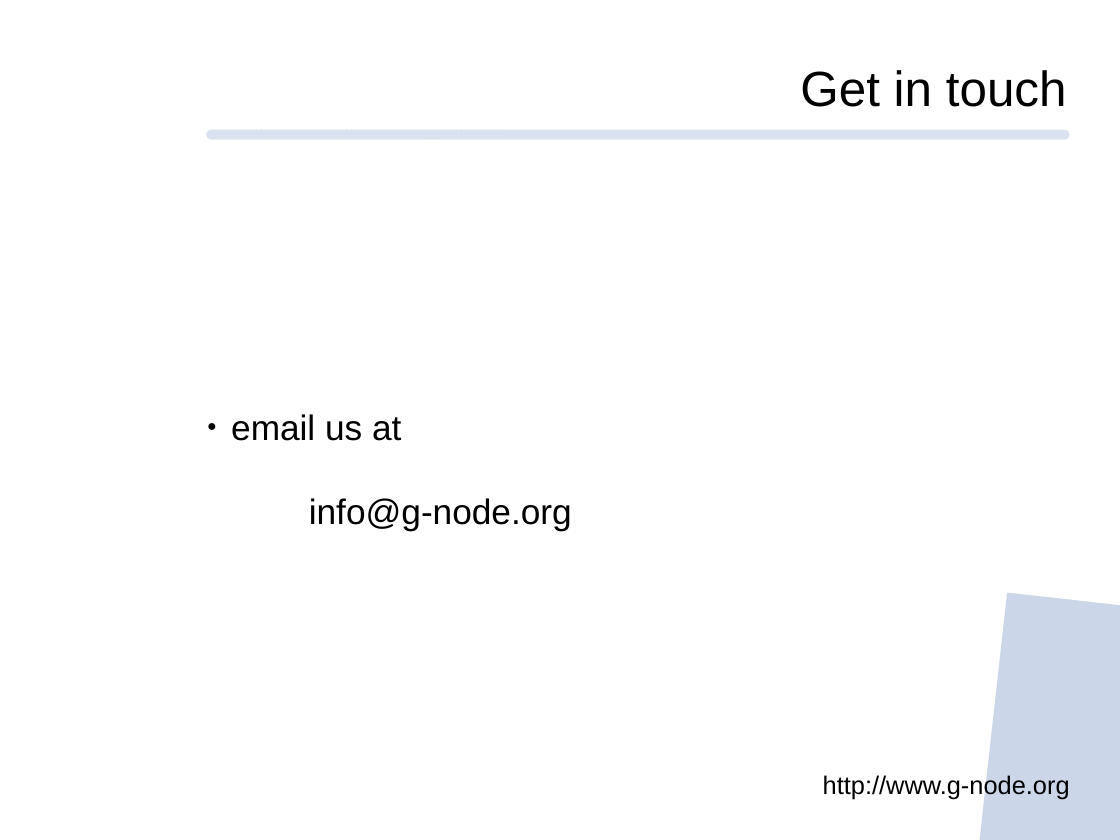
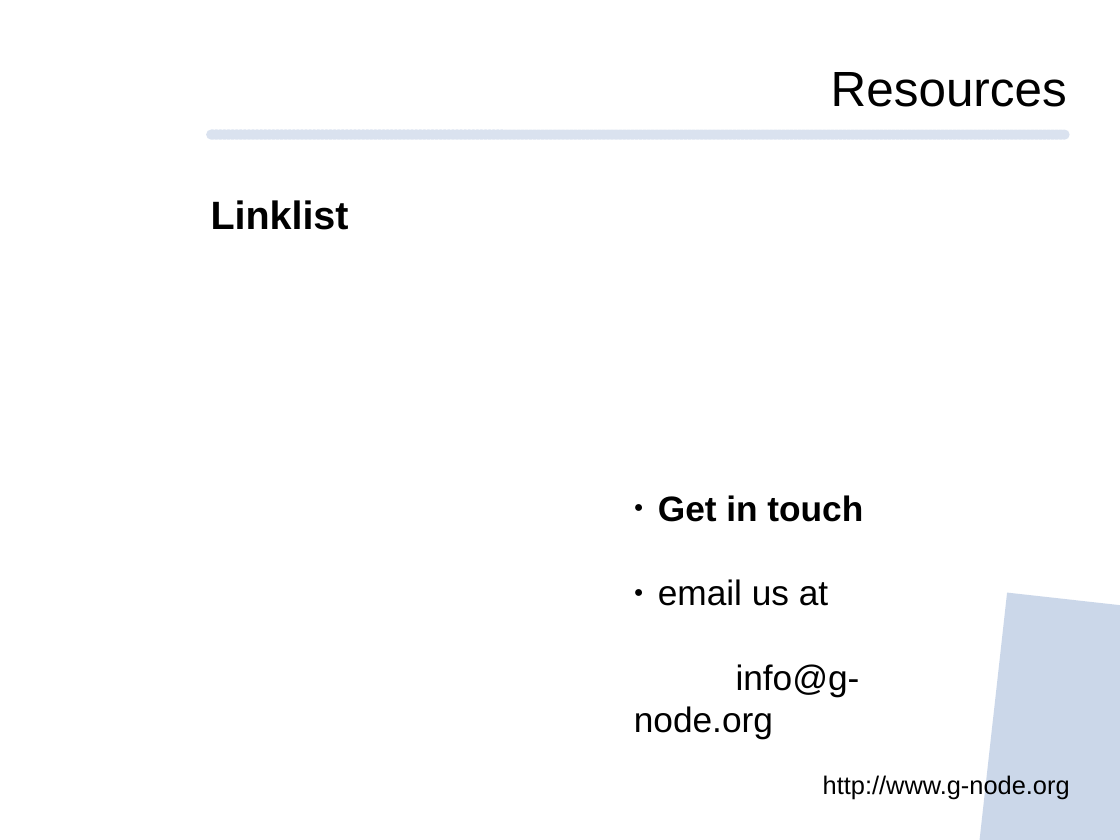
Before and after one commit to mpsonntag/prespost, a slide deck: slide 9 of 202209_INCF_online/202209_INCF_Online_GIN.odp. Drawn at 1120x840 pixels with LibreOffice and Linux fonts; fonts in the diff are those of the drawing; background and template pictures are left out. Boxes give left, top, right and bottom in pixels: in the first picture for what was removed or moved away, otherwise in the second. Text is boxed around its words. In the diff, an @@ line names an element or a change of style, - is before the commit and + after.

Commit message:
[202209 INCF/odp] Add linklist

```diff
--- a/202209_INCF_online/202209_INCF_Online_GIN.odp
+++ b/202209_INCF_online/202209_INCF_Online_GIN.odp
@@ text at [831,72,1067,107]: text changed @@
-Get in touch
+Resources
@@ text added at [211,200,349,230], 28 pt, text #000000, bold @@
+Linklist
@@ text "Get in touch": place and size @@
-text "Get in touch" at [231,414,572,531]
+text "Get in touch" at [634,495,863,739]
@@ text at [658,495,863,522]: paragraph added @@
+● Get in touch
```
Also in this commit, not shown: 1 other slide changed.
